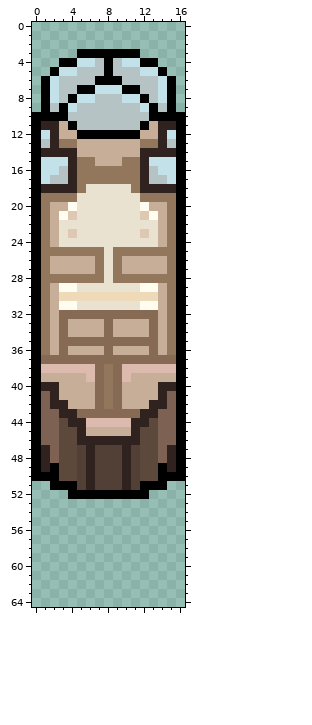
Sprite sheet: StarcourseDock/assets/parts/io_cockpit.png. The first picture shows the starting point.
The file is 17x65 pixels.
After the commit:
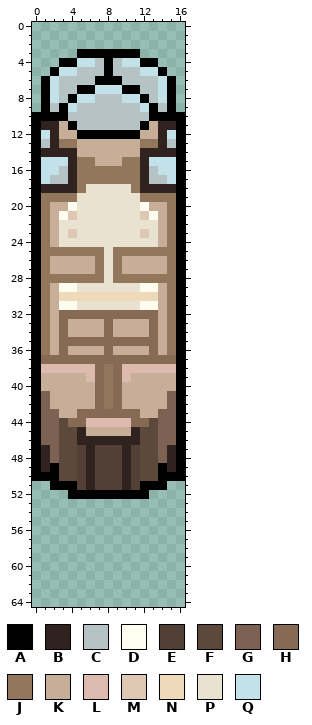
Palette (. is transparent): A #000000  B #2f221f  C #b5c3c5  D #fffdf0  E #523f35  F #5d493c  G #7d6152  H #866a54  J #93775d  K #c7ae98  L #dcbbae  M #dec8b3  N #eedab9  P #e9e2d1  Q #c3e1e9
The exact change:
Colour B gives way to colour H in row 44 at x 4 to 5 and 11 to 12.
Colour B gives way to colour K in row 40 at x 1 to 2 and 14 to 15; in row 41 at x 2 and 14; in row 42 at x 2 to 3 and 13 to 14; in row 43 at x 3 to 4 and 12 to 13.
